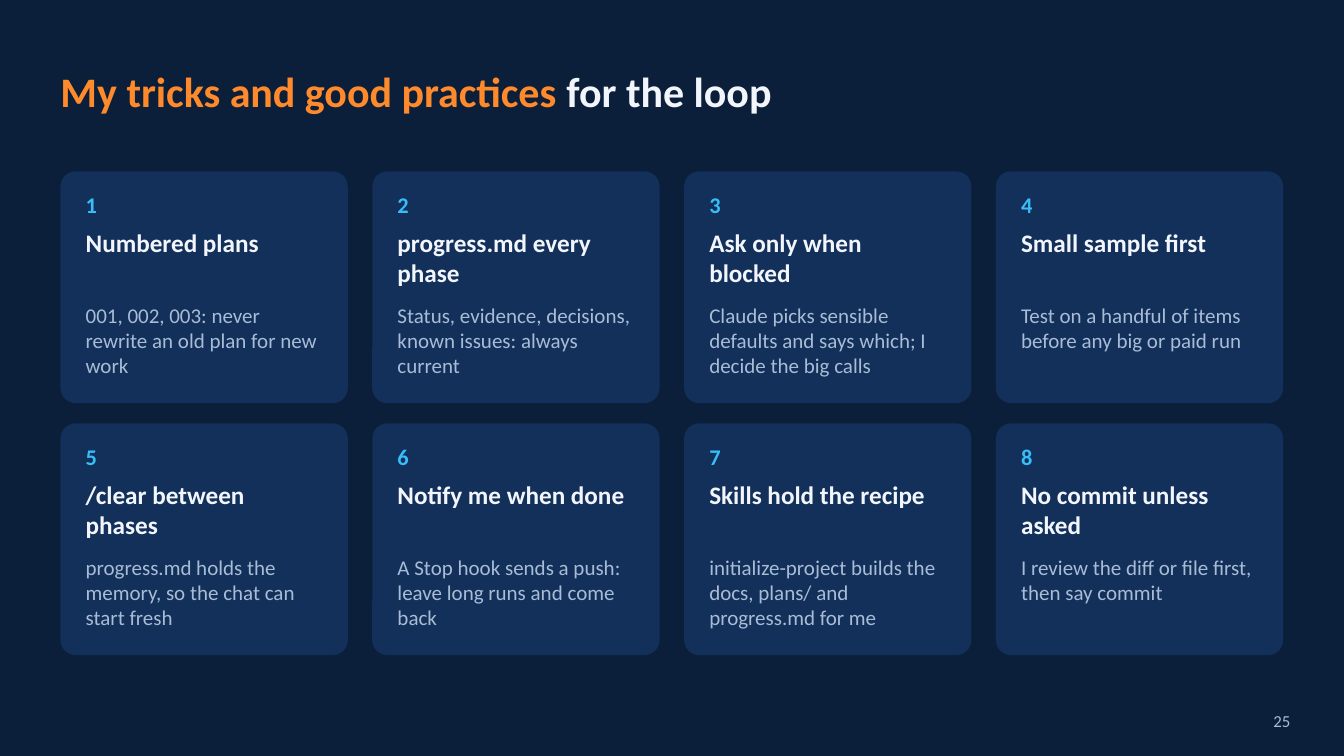
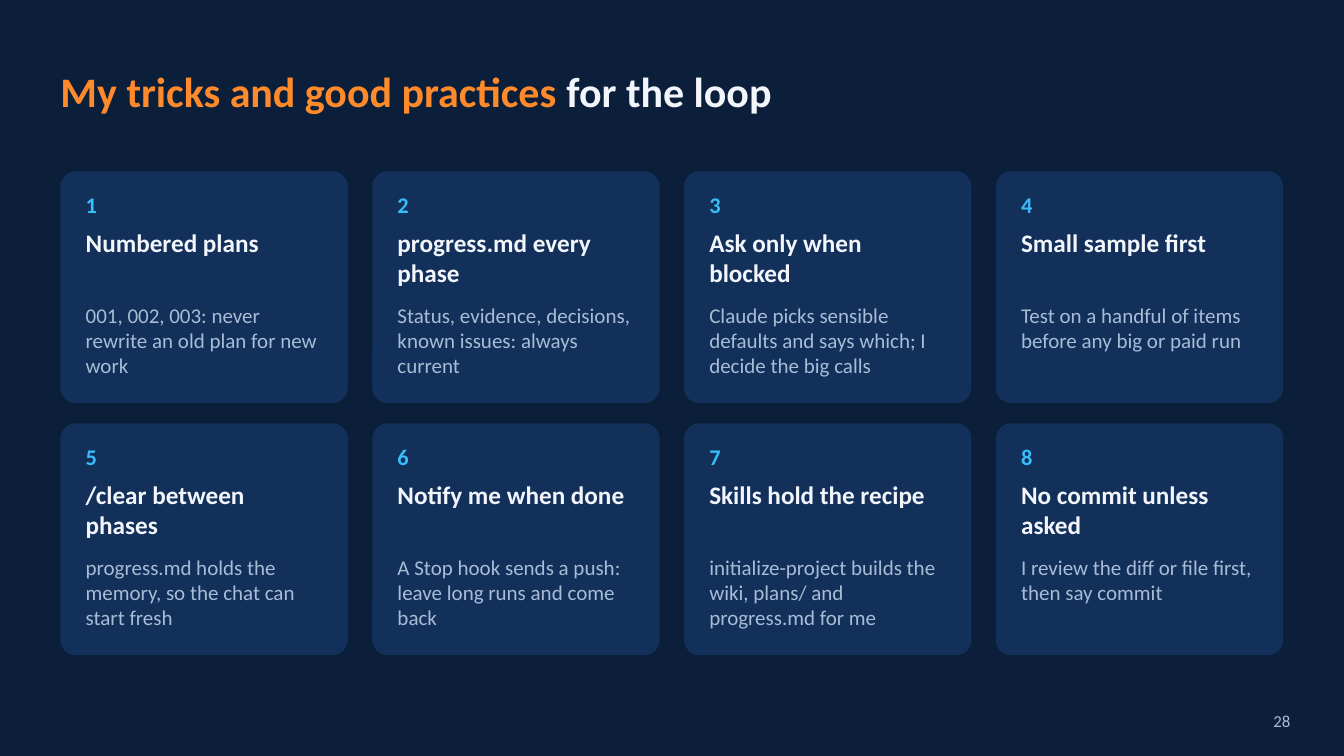
Before and after one commit to HinePo/ai-agent-learning-path, a slide deck: slide 28 of resources/claude_code_vscode_tricks.pptx (slide 25 before the commit). Drawn at 1344x756 pixels with LibreOffice and Linux fonts; fonts in the diff are those of the drawing. Boxes give left, top, right and bottom in pixels: in the first picture for what was removed or moved away, otherwise in the second. Text is boxed around its words. In the diff, an @@ line names an element or a change of style, - is before the commit and + after.

```diff
--- a/resources/claude_code_vscode_tricks.pptx
+++ b/resources/claude_code_vscode_tricks.pptx
@@ text at bbox=[709, 560, 935, 629]: text changed @@
-initialize-project builds the docs, plans/ and progress.md for me
+initialize-project builds the wiki, plans/ and progress.md for me
@@ page number at bbox=[1273, 715, 1290, 727]: text changed @@
-25
+28
```
Also in this commit, not shown: 14 other slides changed, 3 slides added, 2 other files.
